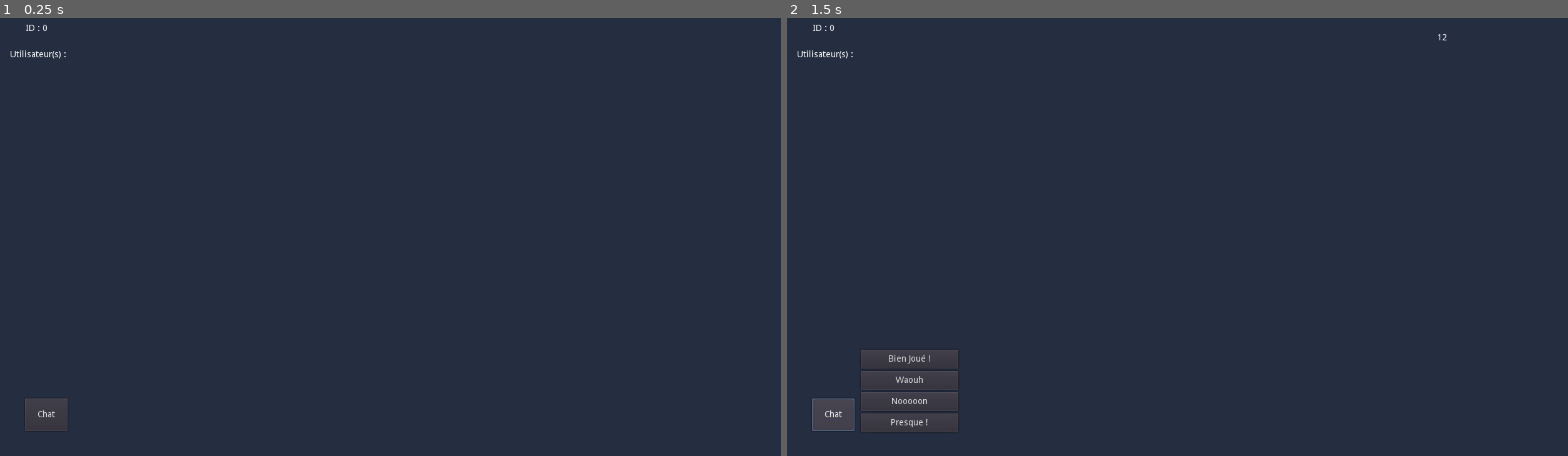
Above: before the commit, frames 1-2 (left to right).
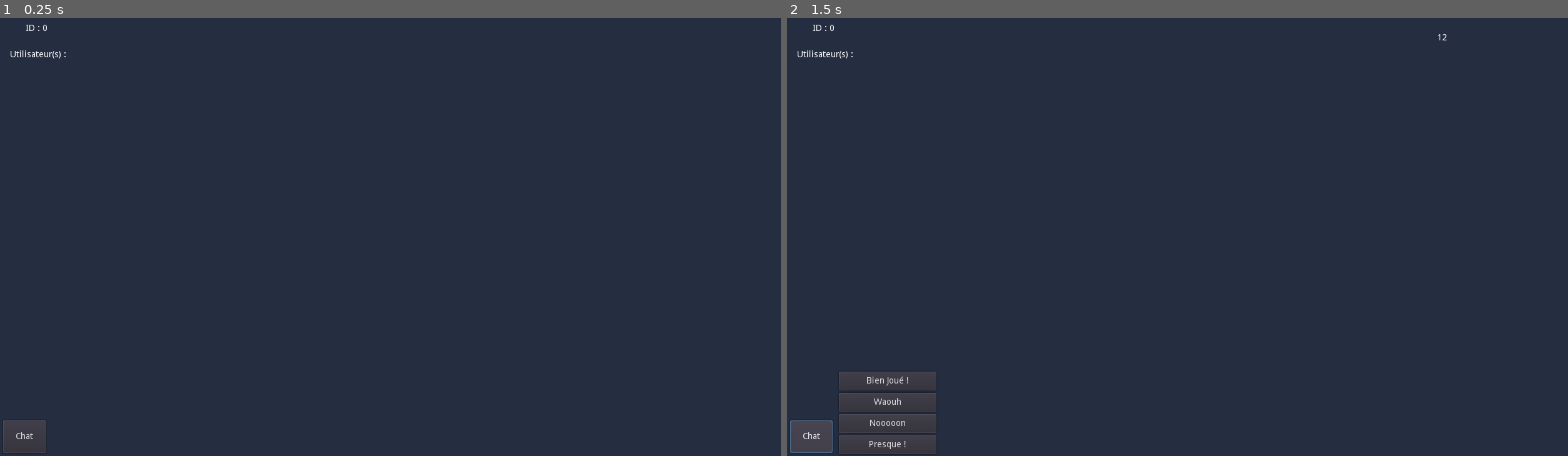
Above: after the commit, the same moments.

Repository: ArthurBajt/ARKED-Dixit-GODOT
Game: Godot game, scene res://Scenes/Chat/Chat.tscn
The game is run twice, just before and just after one commit, with the same random seed, the same clock (stepped at 60 frames per second) and the same inputs. This scene is started directly instead of the project's main scene.
Inputs (mouse positions are in pixels of both pictures, inside the frame that each line leads up to):
- Up to frame 1 (0.25 s): no input
- Up to frame 2 (1.5 s): click (1497, 92) at 0.52 s; type "12" at 0.6 s; click "Chat" at 1.25 s

The runs differ from the first frame. In frame 1, 0.3% of the frame differs, in the area x 0-9%, y 86-100%; in frame 2, 1.6%, in the area x 0-22%, y 75-100%.

Commit message:
oupsi

Diff:
--- a/Scenes/Chat/Chat.tscn
+++ b/Scenes/Chat/Chat.tscn
@@ -15,10 +15,10 @@
 [node name="Chat" type="Button" parent="."]
 anchor_top = 1.0
 anchor_bottom = 1.0
-margin_left = 40.0
-margin_top = -92.0
-margin_right = 108.0
-margin_bottom = -40.0
+margin_left = 5.0
+margin_top = -57.0
+margin_right = 73.0
+margin_bottom = -5.0
 rect_min_size = Vector2( 68, 52 )
 text = "Chat"
 __meta__ = {
